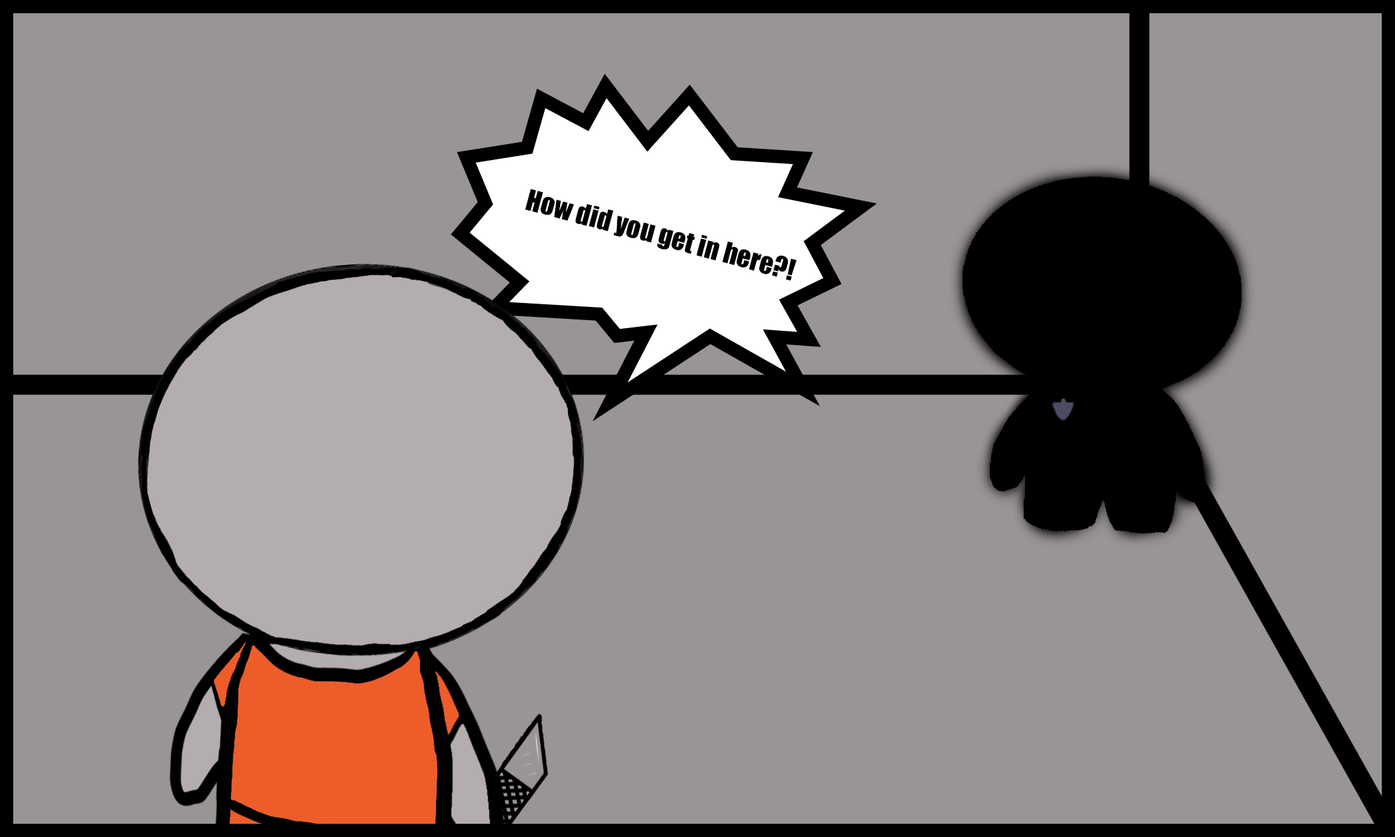
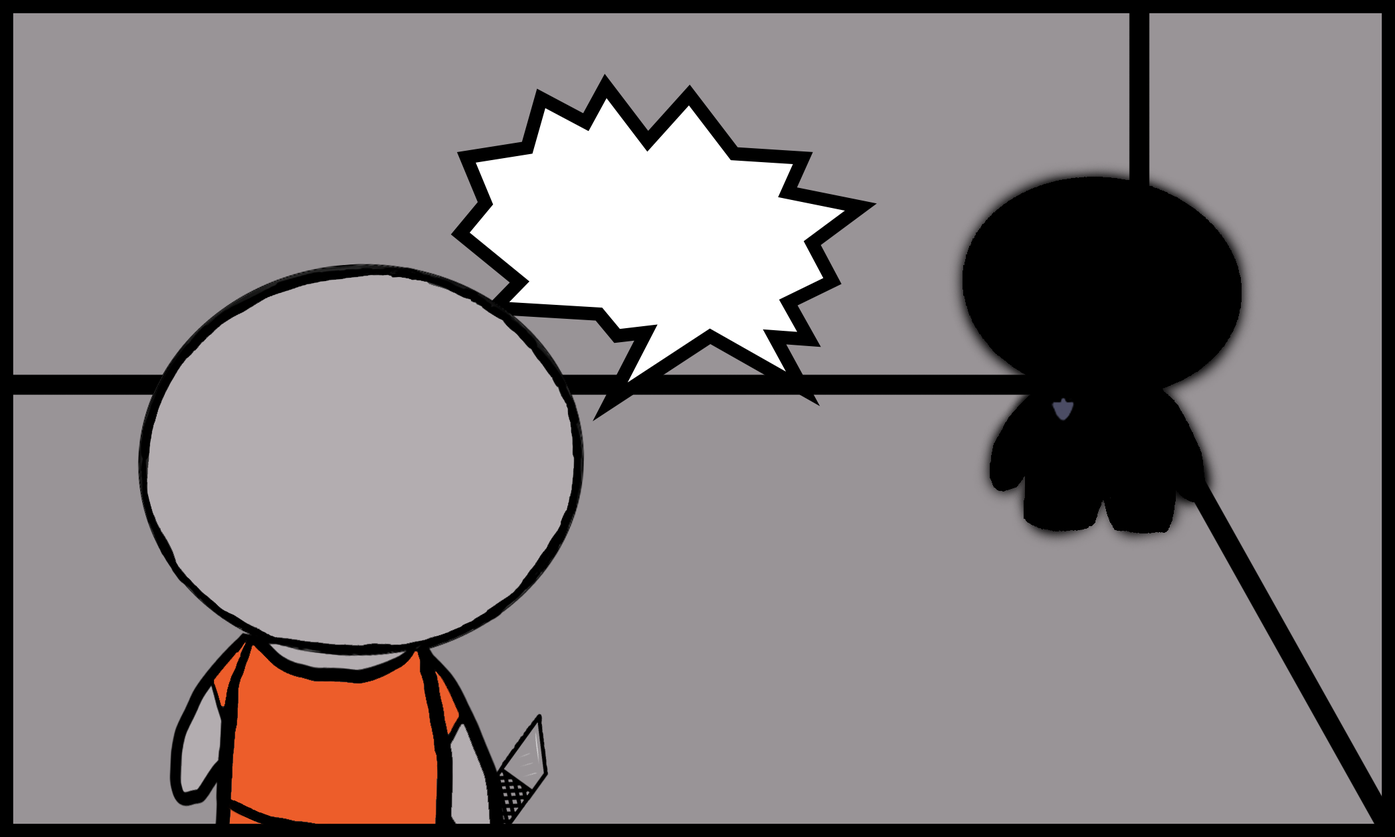
Layer changes from the first 1395 × 837 image to the second:
hid "How did you get in here?!" over [524,188,798,282]
